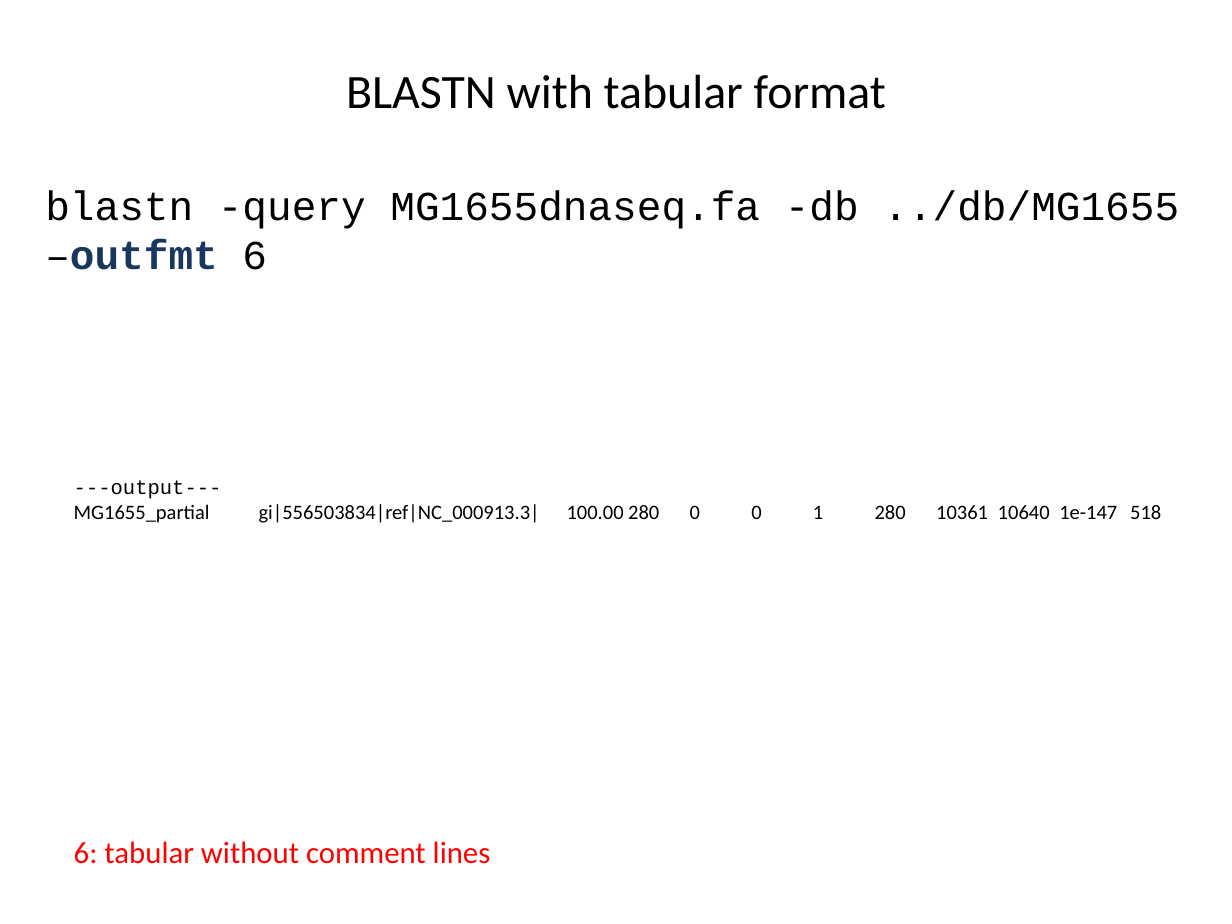
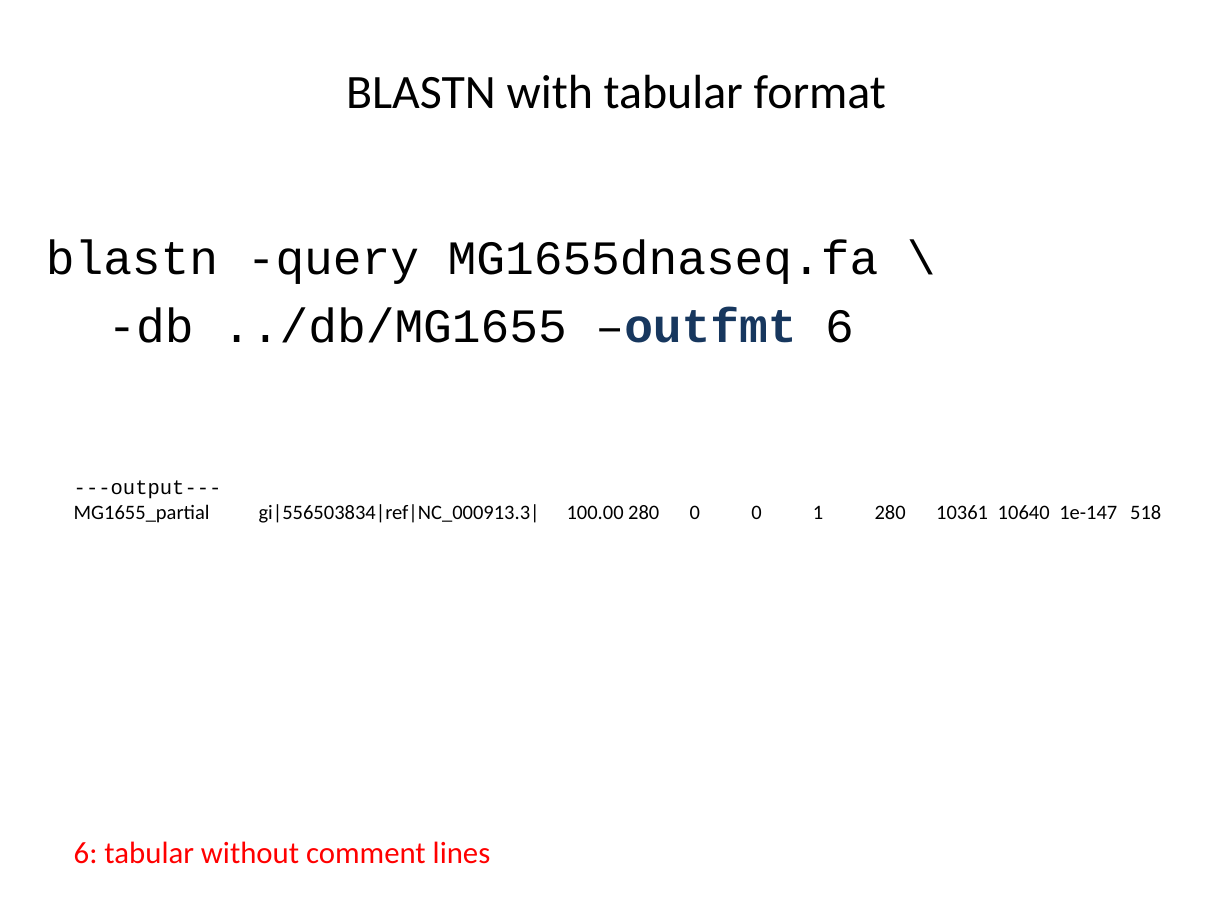
Before and after one commit to liu3zhenlab/teaching, a slide deck: slide 14 of PLPTH813Bioinformatis/2021/labs/lab05_alignment.pptx (slide 13 before the commit). Drawn at 1232x924 pixels with LibreOffice and Linux fonts; fonts in the diff are those of the drawing. Boxes give left, top, right and bottom in pixels: in the first picture for what was removed or moved away, otherwise in the second. Text is boxed around its words. In the diff, an @@ line names an element or a change of style, - is before the commit and + after.

```diff
--- a/PLPTH813Bioinformatis/2021/labs/lab05_alignment.pptx
+++ b/PLPTH813Bioinformatis/2021/labs/lab05_alignment.pptx
@@ text at (46, 240, 879, 343): text changed; size 24 to 28 pt @@
-blastn -query MG1655dnaseq.fa -db ../db/MG1655 –outfmt 6
+blastn -query MG1655dnaseq.fa \
+-db ../db/MG1655 –outfmt 6
```
Also in this commit, not shown: 18 other slides changed, 1 slide added.
